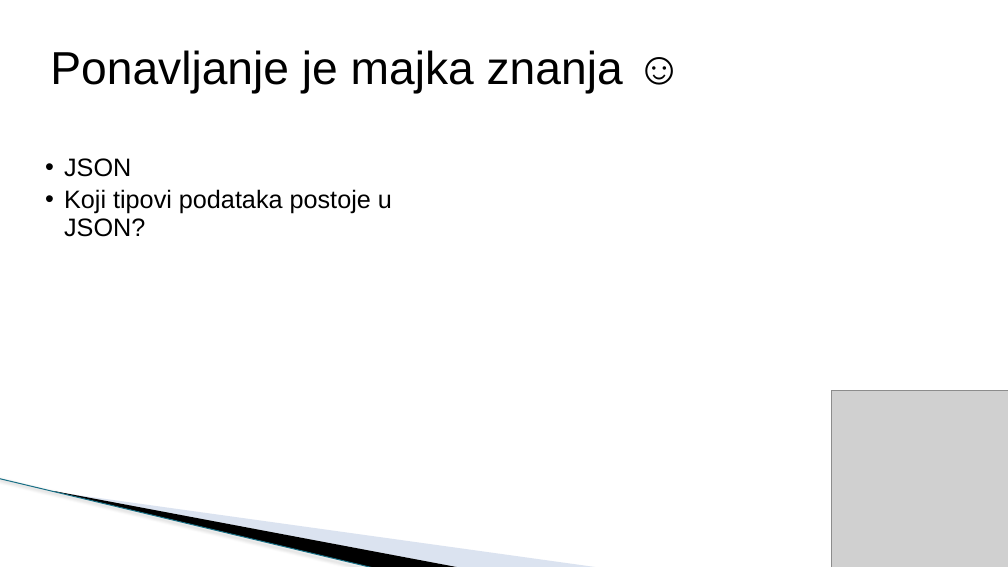
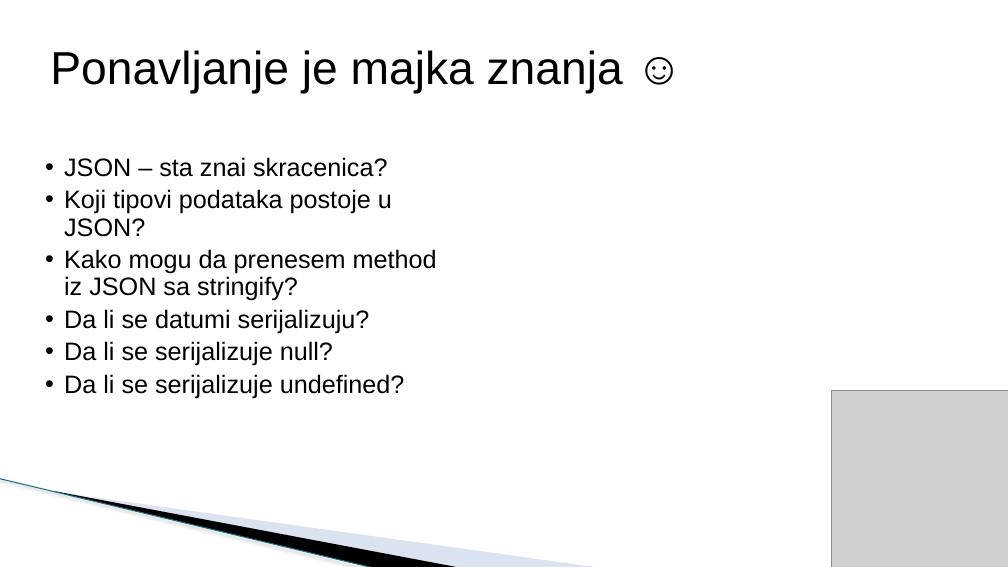
Before and after one commit to todalexcode/kurs-front-end, a slide deck: slide 3 of sesija-26/PPT/Front-End Developer-26.pptx. Drawn at 1008x567 pixels with LibreOffice and Linux fonts; fonts in the diff are those of the drawing; grey boxes stand for pictures; background and template pictures are left out. Boxes give left, top, right and bottom in pixels: in the first picture for what was removed or moved away, otherwise in the second. Text is boxed around its words. In the diff, an @@ line names an element or a change of style, - is before the commit and + after.

```diff
--- a/sesija-26/PPT/Front-End Developer-26.pptx
+++ b/sesija-26/PPT/Front-End Developer-26.pptx
@@ text at (x1=64, y1=157, x2=387, y2=177): text changed @@
-  • JSON
+  • JSON – sta znai skracenica?
@@ text at (x1=64, y1=249, x2=437, y2=398): paragraphs added @@
+  • Kako mogu da prenesem method iz JSON sa stringify?
+  • Da li se datumi serijalizuju?
+  • Da li se serijalizuje null?
+  • Da li se serijalizuje undefined?
```
Also in this commit, not shown: 3 slides added, 1 slide removed, 12 other files.
